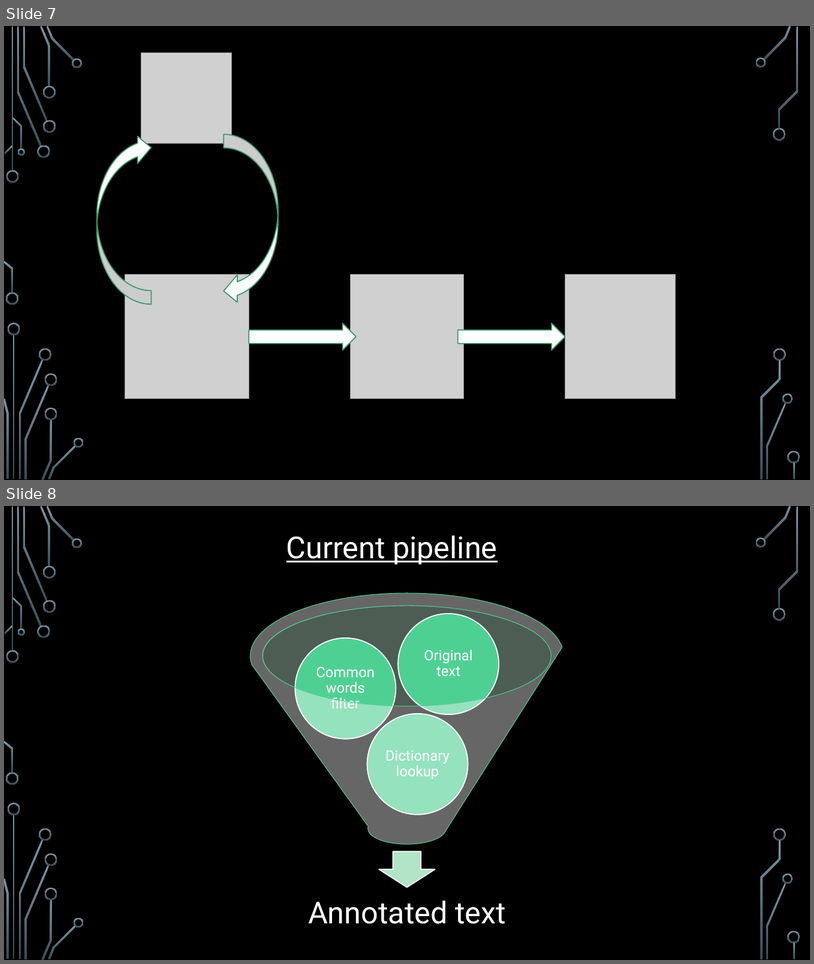
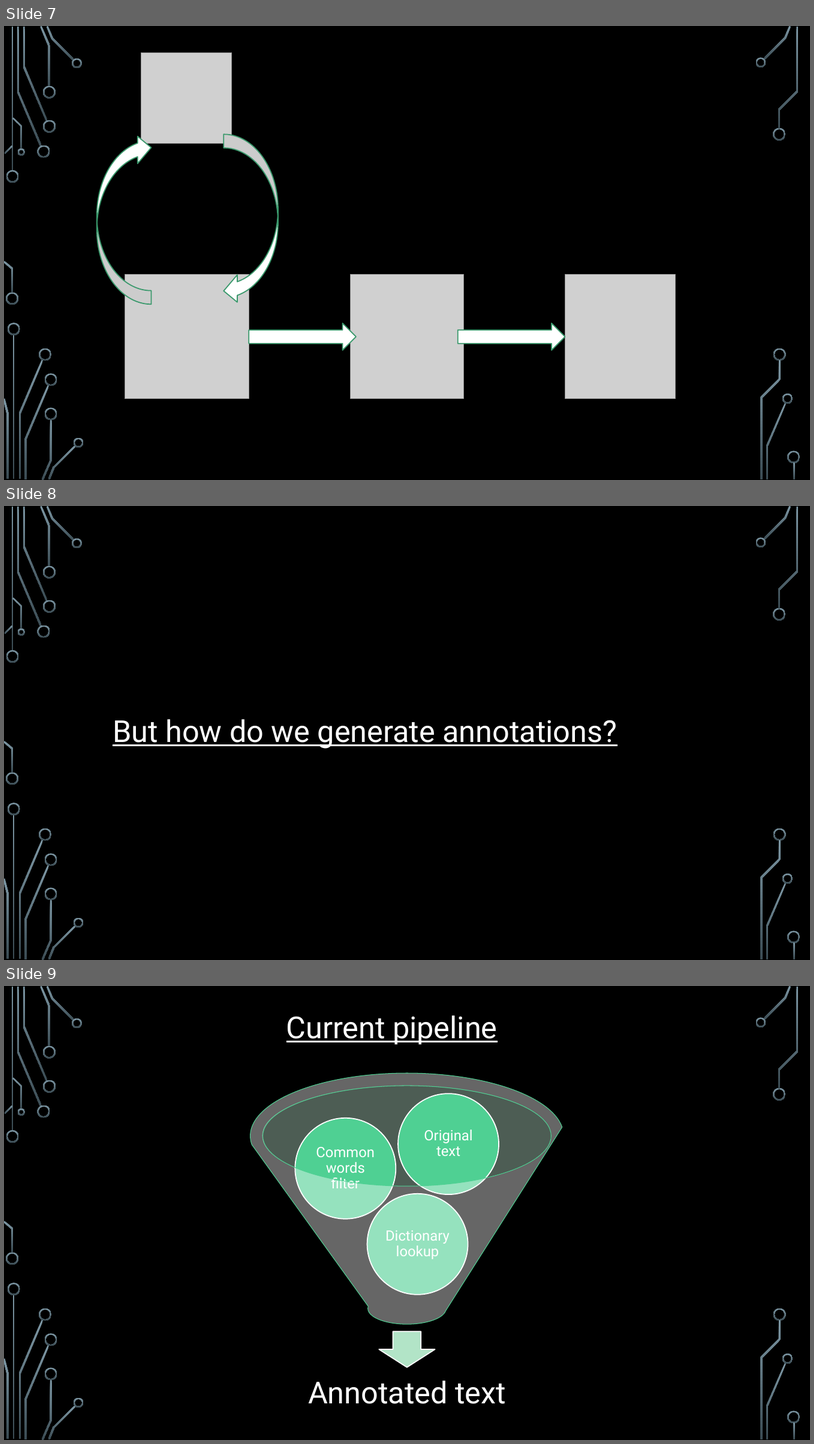
Before and after one commit to dragosthealex/ebook-annotations, a slide deck: Docs/seminar/presentation.pptx. Shown one above the other, each under a label of ours: slides 7 and 8 before the commit, slides 7, 8 and 9 after it. The pictures are 814x964 and 814x1444 pixels, drawn with LibreOffice and Linux fonts; fonts in the diff are those of the drawing; grey boxes stand for pictures; background and template pictures are left out. Boxes give left, top, right and bottom in pixels: in the first picture for what was removed or moved away, otherwise in the second. Text is boxed around its words. In the diff, an @@ line names an element or a change of style, - is before the commit and + after.

```diff
--- a/Docs/seminar/presentation.pptx
+++ b/Docs/seminar/presentation.pptx
@@ slide 8 added at bbox=[4, 506, 810, 960], background picture (left out); not listed: 36 template elements that a slide beside it also shows @@
@@ text added at bbox=[113, 719, 618, 748], 36 pt, text #FFFFFF, underline @@
+But how do we generate annotations?
@@ what was slide 8 is now slide 9 @@
```
